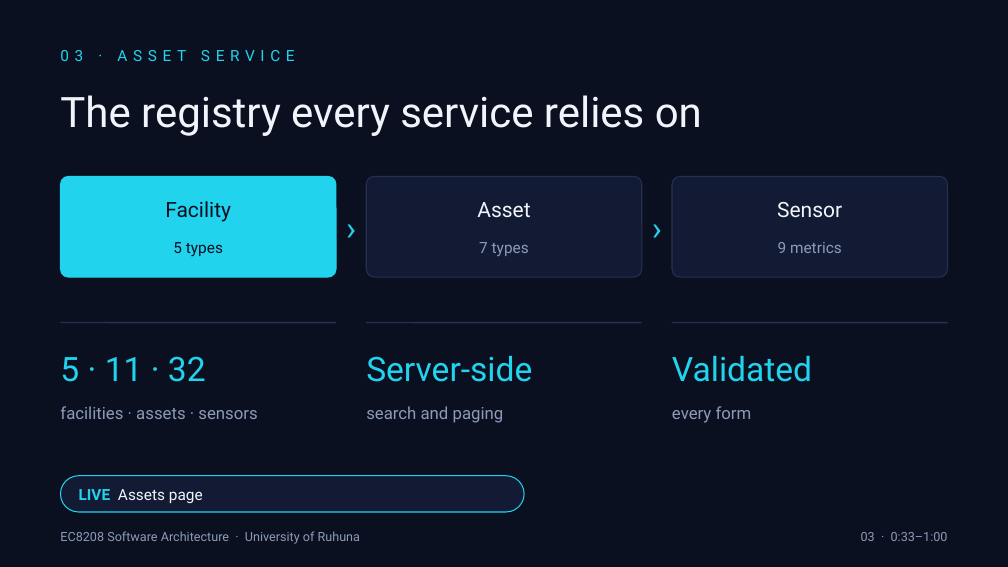
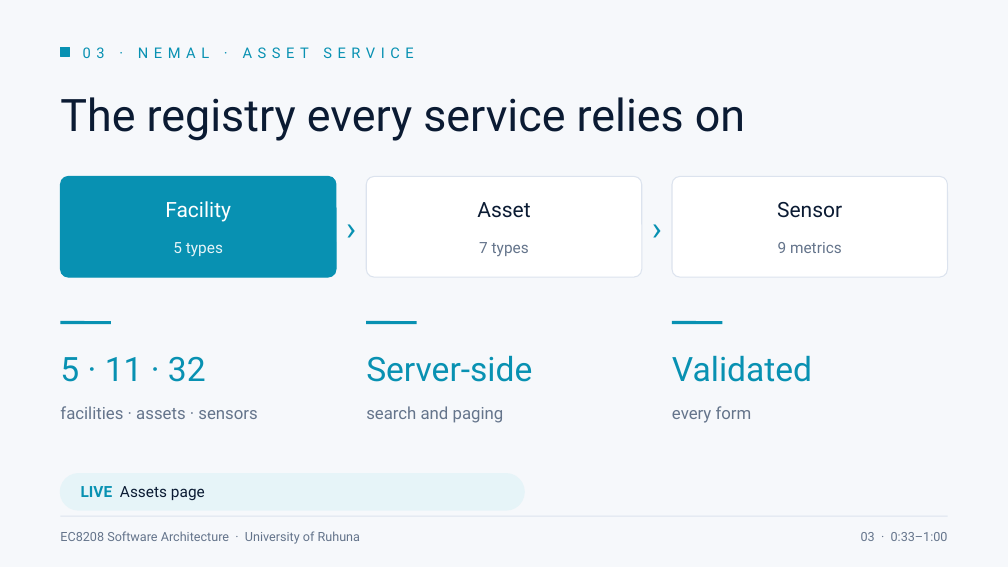
Before and after one commit to CharithManaujayaMUTEC/REOAGMS, a slide deck: slide 3 of deliverables/REOAGMS-Team-Presentation.pptx. Drawn at 1008x567 pixels with LibreOffice and Linux fonts; fonts in the diff are those of the drawing. Boxes give left, top, right and bottom in pixels: in the first picture for what was removed or moved away, otherwise in the second. Text is boxed around its words. In the diff, an @@ line names an element or a change of style, - is before the commit and + after.

```diff
--- a/deliverables/REOAGMS-Team-Presentation.pptx
+++ b/deliverables/REOAGMS-Team-Presentation.pptx
@@ background #0A1020 to #F6F8FB @@
@@ rectangle added at bbox=[60, 47, 70, 56], fill #0891B2, outline #0891B2 1 pt @@
@@ text at bbox=[83, 47, 413, 58]: text changed; size 11 to 10.5 pt; text colour #22D3EE to #0891B2 @@
-03 · ASSET SERVICE
+03 · NEMAL · ASSET SERVICE
@@ text "The registry every service relies ..." at bbox=[60, 97, 745, 141]: size 30 to 32 pt, text colour #F1F5FB to #0B1B33 @@
@@ rounded rectangle at bbox=[60, 176, 336, 277]: fill #22D3EE to #0891B2; outline #22D3EE 0.75 pt to #0891B2 0.75 pt @@
@@ rounded rectangle at bbox=[366, 176, 641, 277]: fill #121B33 to #FFFFFF; outline #24314F 0.75 pt to #DCE3EE 0.75 pt @@
@@ rounded rectangle at bbox=[672, 176, 948, 277]: fill #121B33 to #FFFFFF; outline #24314F 0.75 pt to #DCE3EE 0.75 pt @@
@@ text "Facility" at bbox=[165, 201, 231, 222]: text colour #0A1020 to #FFFFFF @@
@@ text "Asset" at bbox=[477, 202, 530, 218]: text colour #F1F5FB to #0B1B33 @@
@@ text colour #22D3EE to #0891B2 in 5 elements at bbox=[60, 356, 206, 382], bbox=[366, 355, 532, 382], bbox=[672, 355, 812, 382], bbox=[336, 197, 366, 257], bbox=[642, 197, 672, 257] @@
@@ text "Sensor" at bbox=[777, 202, 842, 218]: text colour #F1F5FB to #0B1B33 @@
@@ text "5 types" at bbox=[173, 242, 223, 257]: text colour #0A1020 to #E6F4F8 @@
@@ line removed from (60, 323) to (336, 323) @@
@@ line added from (60, 323) to (111, 323), #0891B2 2.25 pt @@
@@ line removed from (366, 323) to (642, 323) @@
@@ line added from (366, 323) to (416, 323), #0891B2 2.25 pt @@
@@ line removed from (672, 323) to (948, 323) @@
@@ line added from (672, 323) to (723, 323), #0891B2 2.25 pt @@
@@ text colour #8C9BB8 to #64748B in 7 elements at bbox=[60, 531, 360, 544], bbox=[861, 532, 948, 541], bbox=[479, 242, 529, 256], bbox=[778, 242, 842, 253], bbox=[60, 406, 257, 419], bbox=[366, 406, 504, 423], bbox=[672, 406, 752, 423] @@
@@ rounded rectangle at bbox=[60, 474, 524, 510]: fill #121B33 to #E6F4F8; outline #22D3EE 0.75 pt to #E6F4F8 1 pt @@
@@ text "LIVE Assets page" at bbox=[81, 486, 205, 500]: text colour #22D3EE to #0891B2 in "LIVE"; text colour #F1F5FB to #0B1B33 in "Assets page" @@
@@ line added from (60, 516) to (948, 516), #DCE3EE 0.75 pt @@
```
Also in this commit, not shown: 9 other slides changed, 1 other file.
